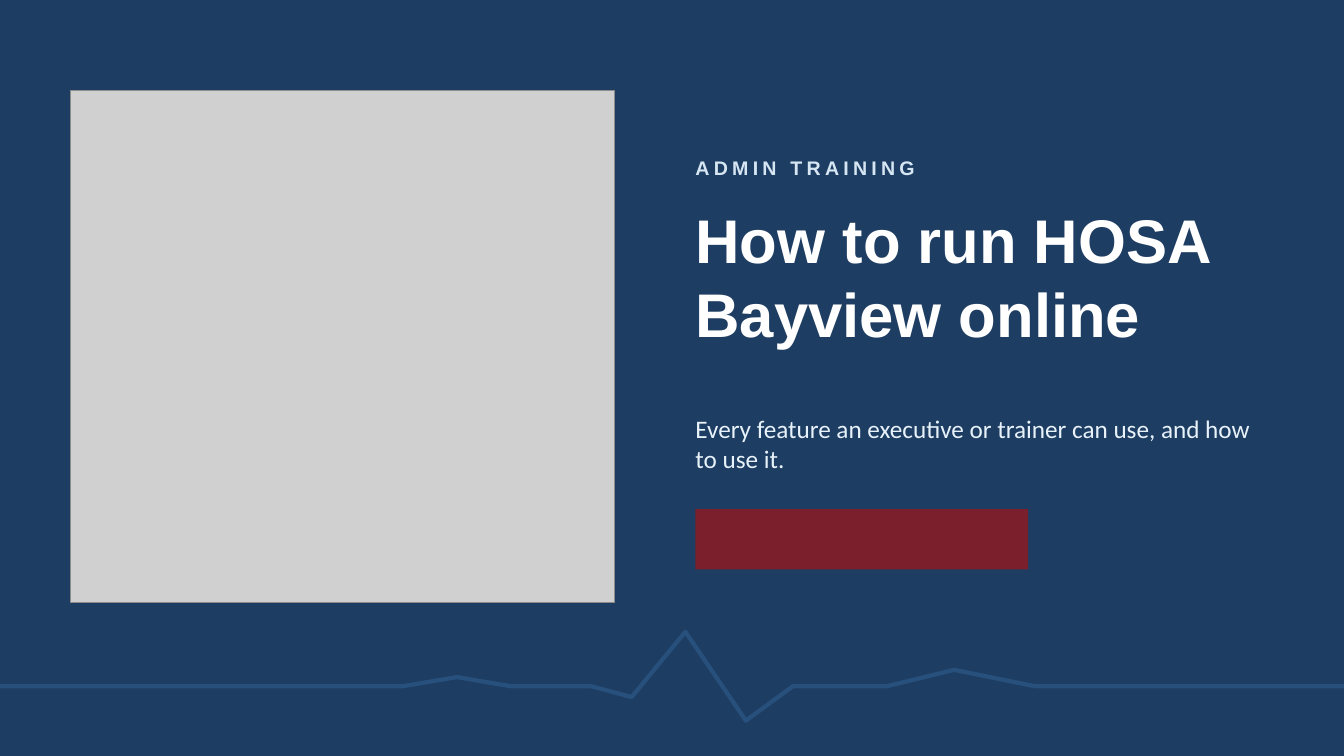
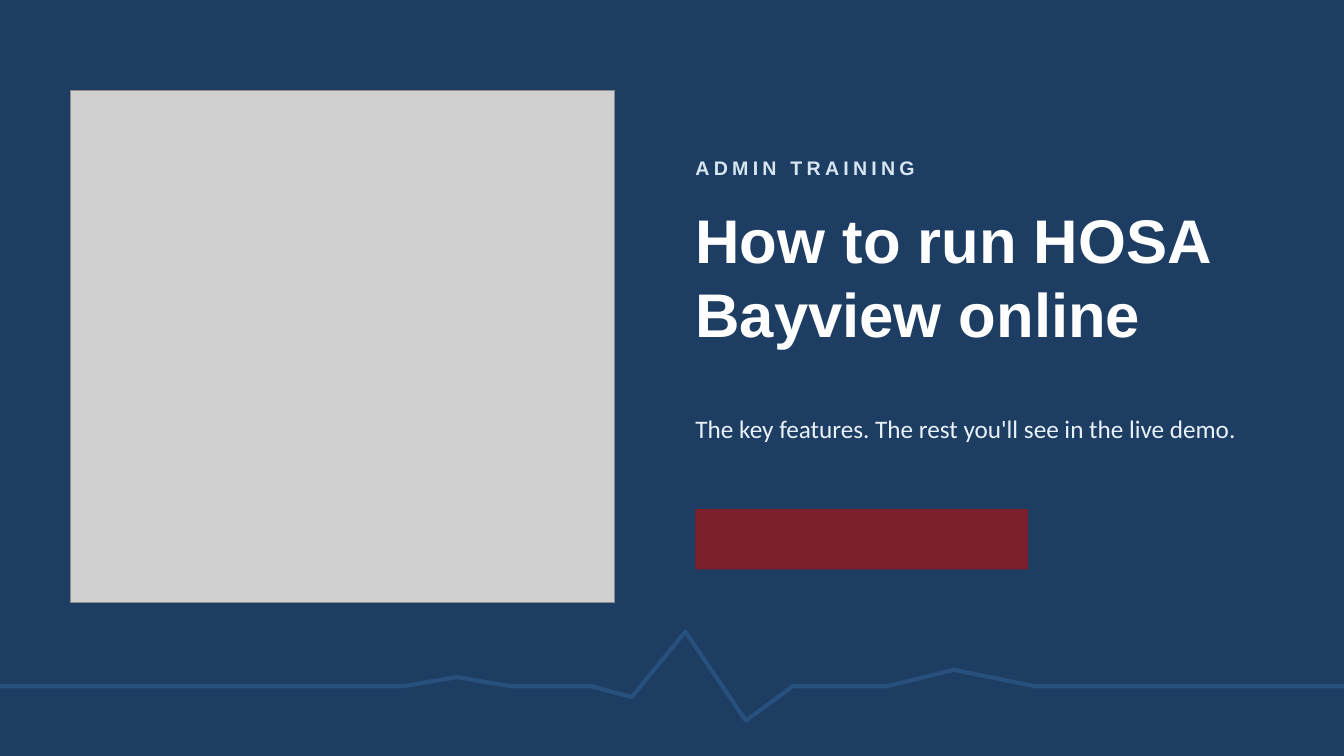
Before and after one commit to claudeforeveryone/hosa-bayview, a slide deck: slide 1 of docs/presentations/hosa-bayview-admin-guide.pptx. Drawn at 1344x756 pixels with LibreOffice and Linux fonts; fonts in the diff are those of the drawing; grey boxes stand for pictures. Boxes give left, top, right and bottom in pixels: in the first picture for what was removed or moved away, otherwise in the second. Text is boxed around its words. In the diff, an @@ line names an element or a change of style, - is before the commit and + after.

```diff
--- a/docs/presentations/hosa-bayview-admin-guide.pptx
+++ b/docs/presentations/hosa-bayview-admin-guide.pptx
@@ text at bbox=[695, 420, 1235, 442]: text changed @@
-Every feature an executive or trainer can use, and how to use it.
+The key features. The rest you'll see in the live demo.
```
Also in this commit, not shown: 4 other slides changed, 5 slides added, 17 slides removed, 3 other files.
